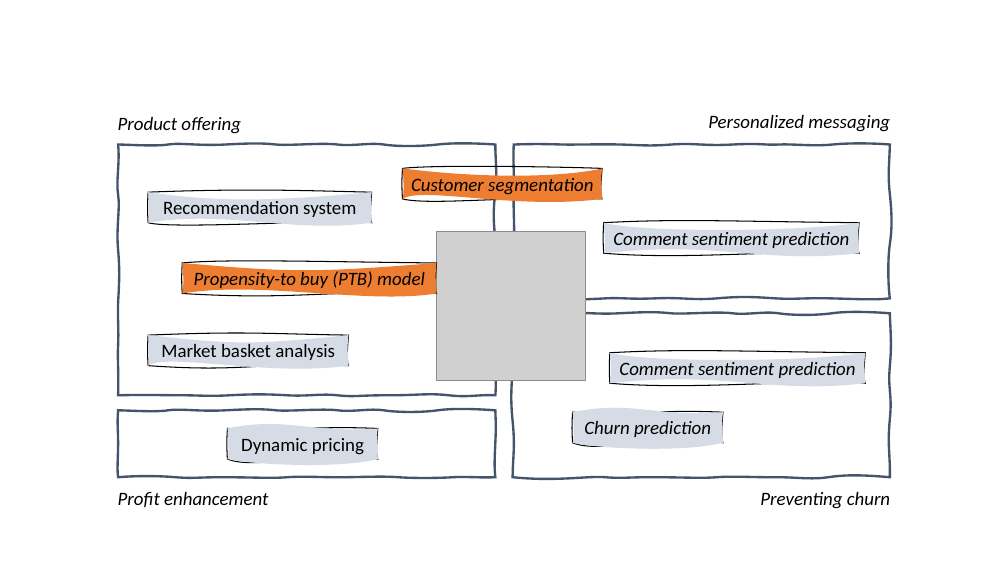
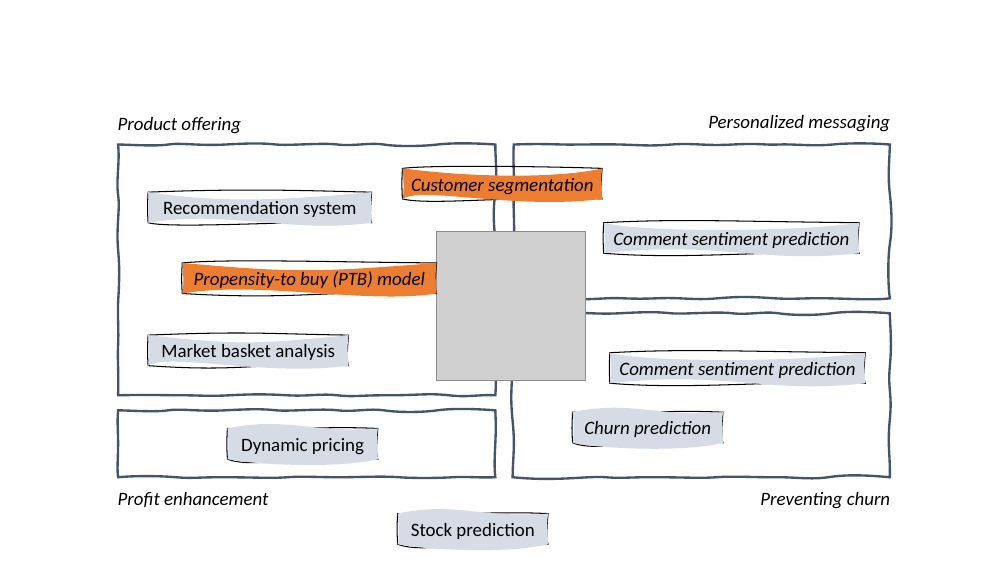
Before and after one commit to peerapat-t/Full-customer-funnel-and-machine-learing, a slide deck: slide 2 of Presentation2.pptx. Drawn at 1008x567 pixels with LibreOffice and Linux fonts; fonts in the diff are those of the drawing; grey boxes stand for pictures. Boxes give left, top, right and bottom in pixels: in the first picture for what was removed or moved away, otherwise in the second. Text is boxed around its words. In the diff, an @@ line names an element or a change of style, - is before the commit and + after.

```diff
--- a/Presentation2.pptx
+++ b/Presentation2.pptx
@@ freeform shape added at (398, 513, 548, 544), fill #D6DCE5, outline #000000 1 pt, 18 pt, text #000000 @@
+Stock prediction
```
Also in this commit, not shown: 26 other files.
